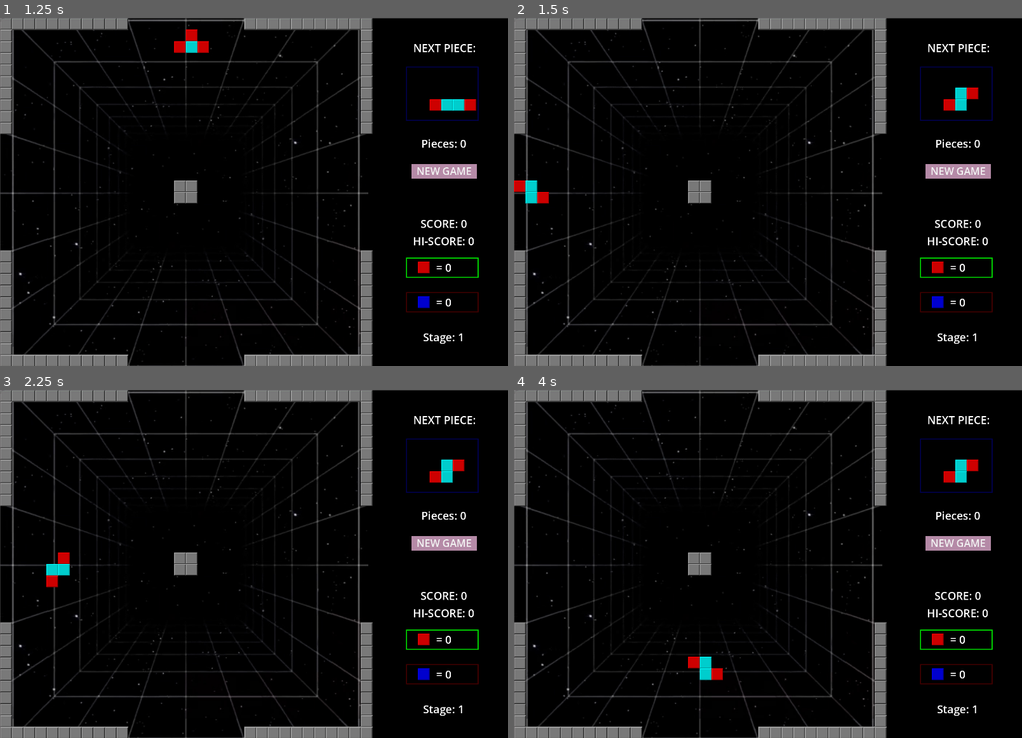
Above: before the commit, frames 1-4 (two rows, left to right).
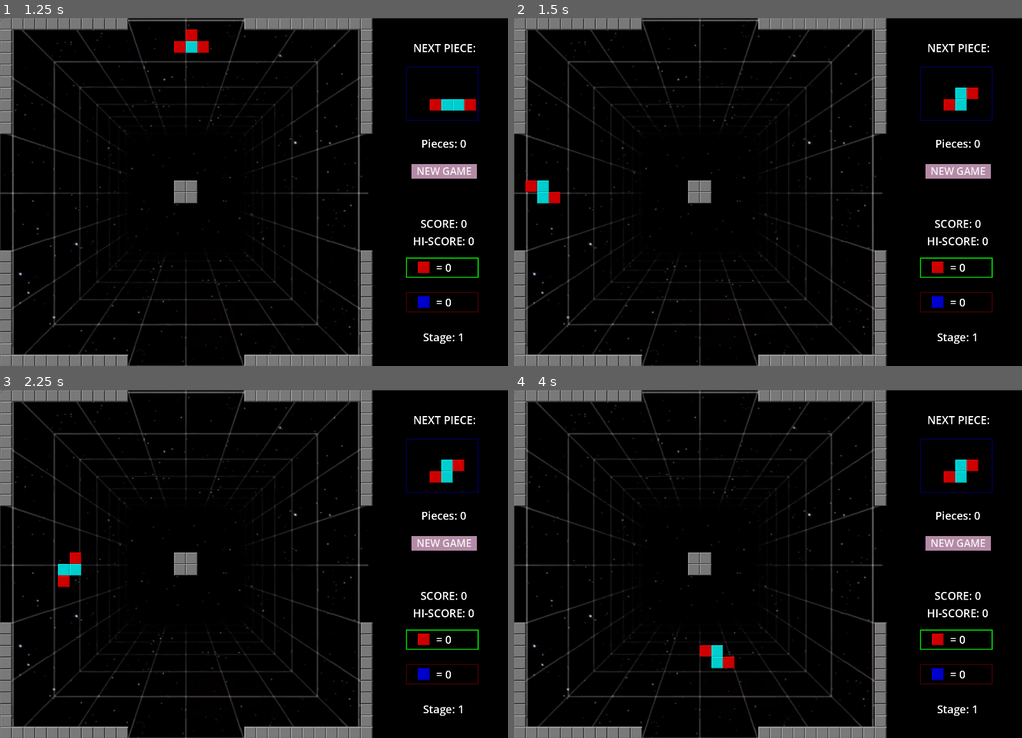
Above: after the commit, the same moments.

Repository: rodrivas78/new_dock_tetris
Game: Godot game, scene res://scenes/tile_map.tscn
Two runs of this game, one before a commit and one after it. Both use one fixed random seed, a clock stepped at 60 frames per second and the inputs below. Sound files missing from this copy of the repository are replaced by a short silence.
Inputs:
- Up to frame 1 (1.25 s): click "NEW GAME" at 0.5 s
- Up to frame 2 (1.5 s): click "NEW GAME" at 1.25 s
- Up to frame 3 (2.25 s): tap Enter at 2 s; hold Right (ui_right) from 2.03 s (still down); tap Space (rotate_piece) at 2.1 s
- Up to frame 4 (4 s): release Right (ui_right) at 2.78 s; hold Down (ui_down) 2.78-3.53 s; tap M (toggle_music) at 2.85 s; hold Right (ui_right) from 3.53 s (still down); tap Space (rotate_piece) at 3.6 s

Frame 1 is identical in both runs. In frame 2, 0.5% of the frame differs, in the area x 0-10%, y 46-54%; in frame 3, 0.5%; in frame 4, 0.6%, in the area x 34-44%, y 73-84%.

Commit message:
corrige bug de movimente e add musica na tela de abertura

Diff:
--- a/TileMap.gd
+++ b/TileMap.gd
@@ -83,7 +83,7 @@
 const start_pos := Vector2i(5, 1)
 var cur_pos : Vector2i
 var speed : float
-const ACCEL : float = 0.25
+const ACCEL : float = 0.10
 
 #game piece variables
 var piece_type
@@ -106,6 +106,7 @@
 var isMusicSilenced : bool = false
 var playbackPosition = 0.0
 var is_paused : bool = true
+var auto_step = 0
 
 #tilemap variables
 var tile_id : int = 0
@@ -133,6 +134,7 @@
 @onready var gameOverSound : AudioStreamPlayer = $GameOverSound
 @onready var levelCompletedSound : AudioStreamPlayer = $LevelCompletedSound
 @onready var scoreSound : AudioStreamPlayer = $ScoreSound
+@onready var gameTitleMusic : AudioStreamPlayer = $GameTitleMusic
 
 @onready var gameMusic : AudioStreamPlayer = $GameMusic
 
@@ -144,6 +146,7 @@
 
 func new_game():
 	# Reset de variáveis dependendo se é um "continue" ou um novo jogo
+	gameTitleMusic.stop()
 	panel_red_node.change_color(Color(0,1,0))
 	panel_blue_node.change_color(Color(1,0,0))
 	$HUD.get_node("StartButton").release_focus()
@@ -261,10 +264,10 @@
 				#moveSound.play()
 
 		# Movimento automático na direção oposta ao lado de surgimento
-		steps[2] += speed  # Incrementamos o contador para o movimento automático
-		if steps[2] > steps_req:
+		auto_step += speed
+		if auto_step > steps_req:
 			move_piece(auto_move_direction)  # Movimento automático
-			steps[2] = 0
+			auto_step = 0  # Resetar apenas o movimento automático
 
 
 func pick_piece():
@@ -768,6 +771,7 @@
 	piece_count += 1
 
 	check_stage_conditions()
+
 
 # Definição das condições para cada fase
 var stage_conditions = {
@@ -818,6 +822,7 @@
 	special_positions = []
 	create_fixed_center_piece()
 	#await get_tree().create_timer(2).timeout
+	speed += ACCEL
 	game_running = true
 	pick_or_create_piece_enabled = true
 	updateHudLabels()
--- a/scenes/SpritePressNewGame.gd
+++ b/scenes/SpritePressNewGame.gd
@@ -1,7 +1,7 @@
 extends Sprite2D
 
-# Intervalo de tempo para o piscar (em segundos)
-var blink_interval = 1.0  # Ajuste conforme necessário
+# Intervalo de tempo para piscar (em segundos)
+var blink_interval = 1.0
 
 # Timer para controlar o piscar
 var blink_timer: Timer
@@ -14,7 +14,8 @@
 	# Configura o Timer
 	blink_timer.wait_time = blink_interval
 	blink_timer.autostart = true  # Começa automaticamente
-	blink_timer.connect("timeout", _on_blink_timeout)  # Conecta o evento de timeout do Timer
+	blink_timer.one_shot = false  # Mantém o Timer repetindo
+	blink_timer.timeout.connect(_on_blink_timeout)  # Conecta o evento de timeout do Timer
 
 	# Faz o sprite começar visível
 	visible = true
--- a/scenes/tile_map.tscn
+++ b/scenes/tile_map.tscn
@@ -16,6 +16,7 @@
 [ext_resource type="AudioStream" uid="uid://bkse1mu4h8xhq" path="res://assets/sounds/gameOver2.mp3" id="10_d5s87"]
 [ext_resource type="AudioStream" uid="uid://4hbgf88wubpl" path="res://assets/sounds/level_completed.mp3" id="11_gkleg"]
 [ext_resource type="AudioStream" uid="uid://ckn2c8xnbvgl5" path="res://assets/sounds/increase_score.wav" id="12_5juw5"]
+[ext_resource type="AudioStream" uid="uid://etf4rebjnbr7" path="res://assets/sounds/TitleSong.mp3" id="17_7wqmu"]
 
 [sub_resource type="TileSetAtlasSource" id="TileSetAtlasSource_a08xs"]
 texture = ExtResource("1_7at63")
@@ -96,3 +97,8 @@
 
 [node name="GameMusic" type="AudioStreamPlayer" parent="."]
 stream = ExtResource("10_8nf3x")
+
+[node name="GameTitleMusic" type="AudioStreamPlayer" parent="."]
+stream = ExtResource("17_7wqmu")
+volume_db = -2.81
+autoplay = true
Not shown, added: assets/sounds/TitleSong.mp3.import
Not shown: 1 places in scenes/tile_map.tscn that only renumber resources
Not shown, added: assets/sounds/TitleSong.mp3
